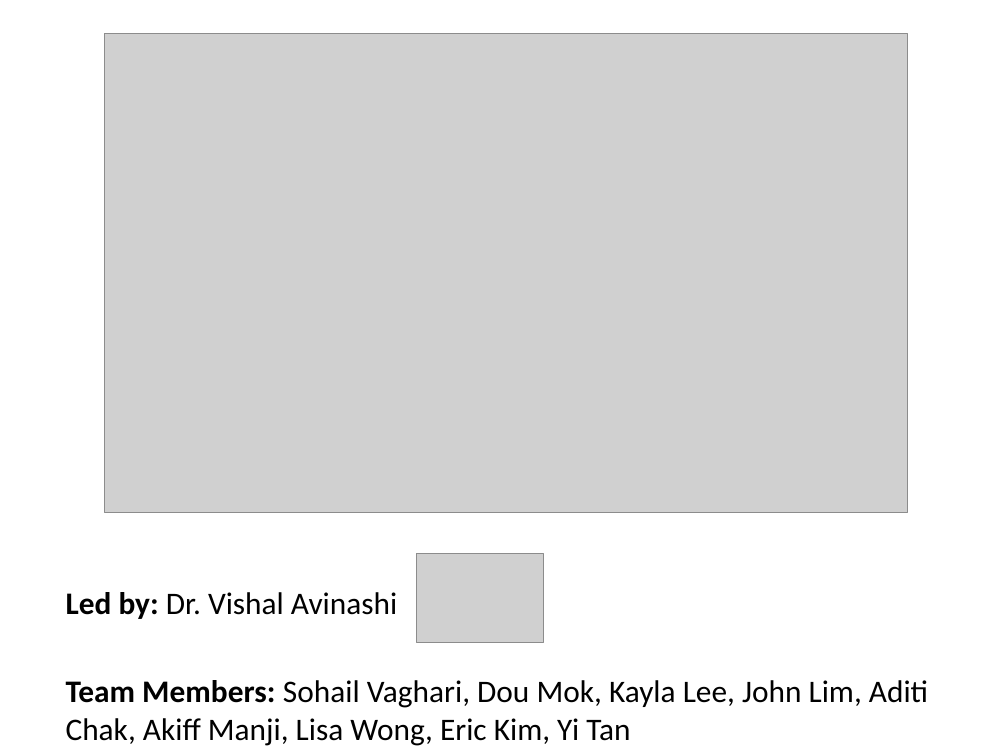
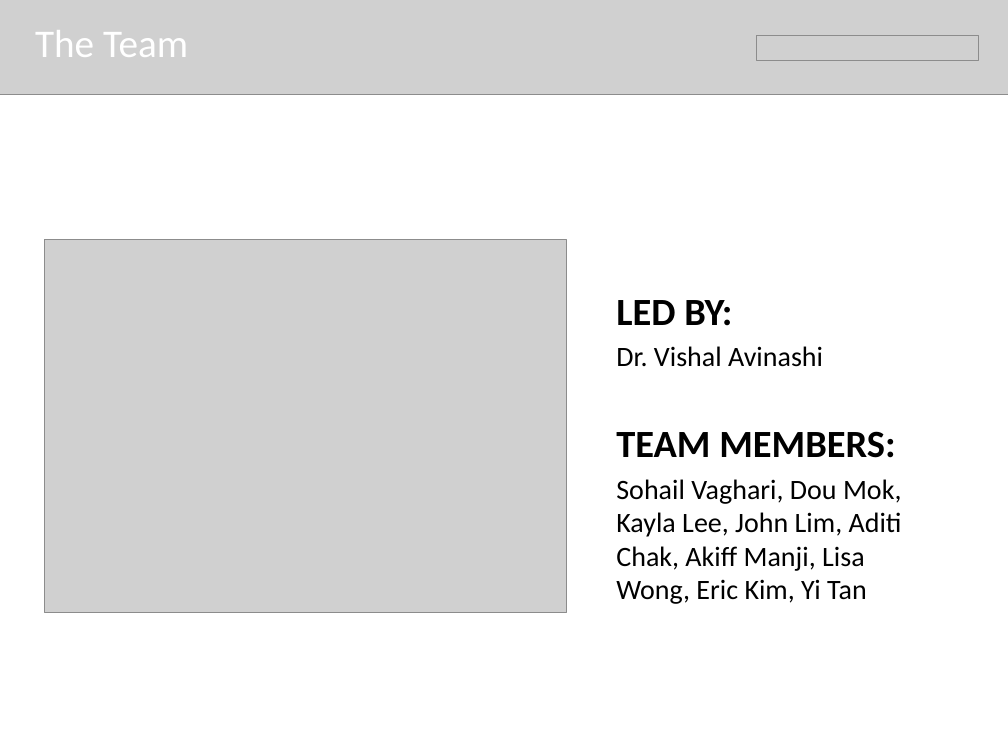
Before and after one commit to amanji/growthplot, a slide deck: slide 2 of PowerPoint Presentation/GrowthPlot_Presentation.pptx. Drawn at 1008x756 pixels with LibreOffice and Linux fonts; fonts in the diff are those of the drawing; grey boxes stand for pictures. Boxes give left, top, right and bottom in pixels: in the first picture for what was removed or moved away, otherwise in the second. Text is boxed around its words. In the diff, an @@ line names an element or a change of style, - is before the commit and + after.

```diff
--- a/PowerPoint Presentation/GrowthPlot_Presentation.pptx
+++ b/PowerPoint Presentation/GrowthPlot_Presentation.pptx
@@ picture added at [0, 0, 1008, 95] @@
@@ text added at [35, 30, 188, 57], 28 pt, text #FFFFFF @@
+The Team
@@ picture removed at [105, 33, 907, 512] @@
@@ picture added at [757, 35, 979, 59] @@
@@ picture added at [44, 240, 566, 613] @@
@@ text at [616, 300, 902, 604]: text changed; size 22.4 to 20 pt @@
-Led by: Dr. Vishal Avinashi
-Team Members: Sohail Vaghari, Dou Mok, Kayla Lee, John Lim, Aditi Chak, Akiff Manji, Lisa Wong, Eric Kim, Yi Tan
+LED BY:
+Dr. Vishal Avinashi
+TEAM MEMBERS:
+Sohail Vaghari, Dou Mok, Kayla Lee, John Lim, Aditi Chak, Akiff Manji, Lisa Wong, Eric Kim, Yi Tan
@@ picture removed at [417, 553, 543, 642] @@
```
Also in this commit, not shown: 11 other slides changed, 1 slide added, 1 slide removed, 1 other file.
